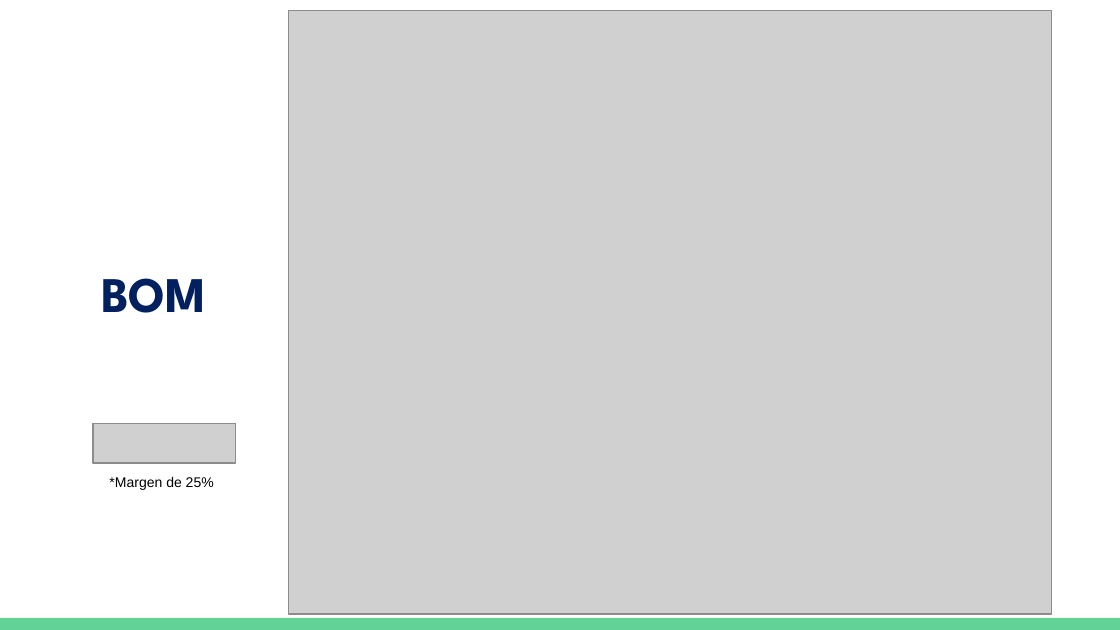
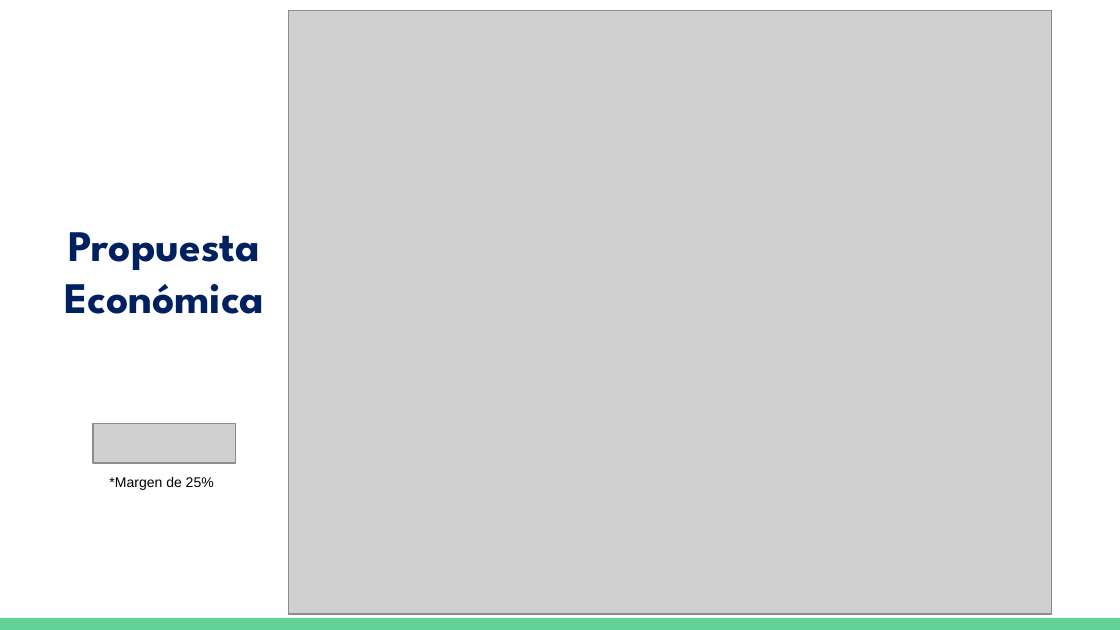
Before and after one commit to Diego23p/ProyectoDRLW, a slide deck: slide 3 of Proyecto DRLW(02-04-2020).pptx. Drawn at 1120x630 pixels with LibreOffice and Linux fonts; fonts in the diff are those of the drawing; grey boxes stand for pictures. Boxes give left, top, right and bottom in pixels: in the first picture for what was removed or moved away, otherwise in the second. Text is boxed around its words. In the diff, an @@ line names an element or a change of style, - is before the commit and + after.

```diff
--- a/Proyecto DRLW(02-04-2020).pptx
+++ b/Proyecto DRLW(02-04-2020).pptx
@@ text added at [64,232,264,314], 28 pt, text #002060, bold @@
+Propuesta Económica
@@ title removed at [101,278,206,313] @@
-BOM
```
Also in this commit, not shown: 1 other slide changed.
